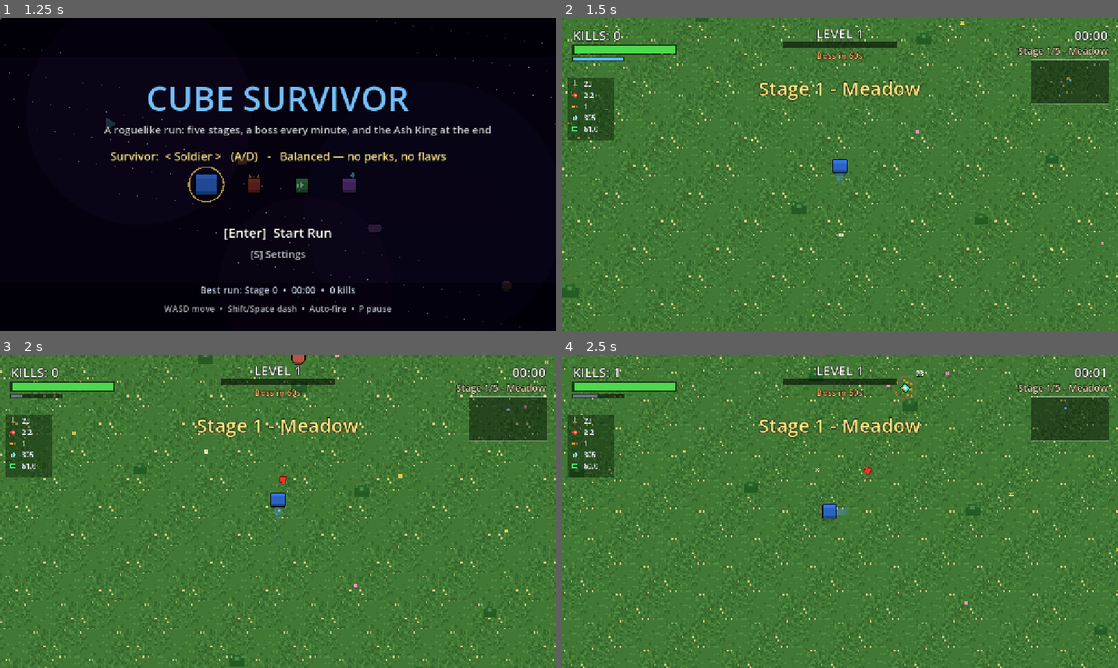
Above: before the commit, frames 1-4 (two rows, left to right).
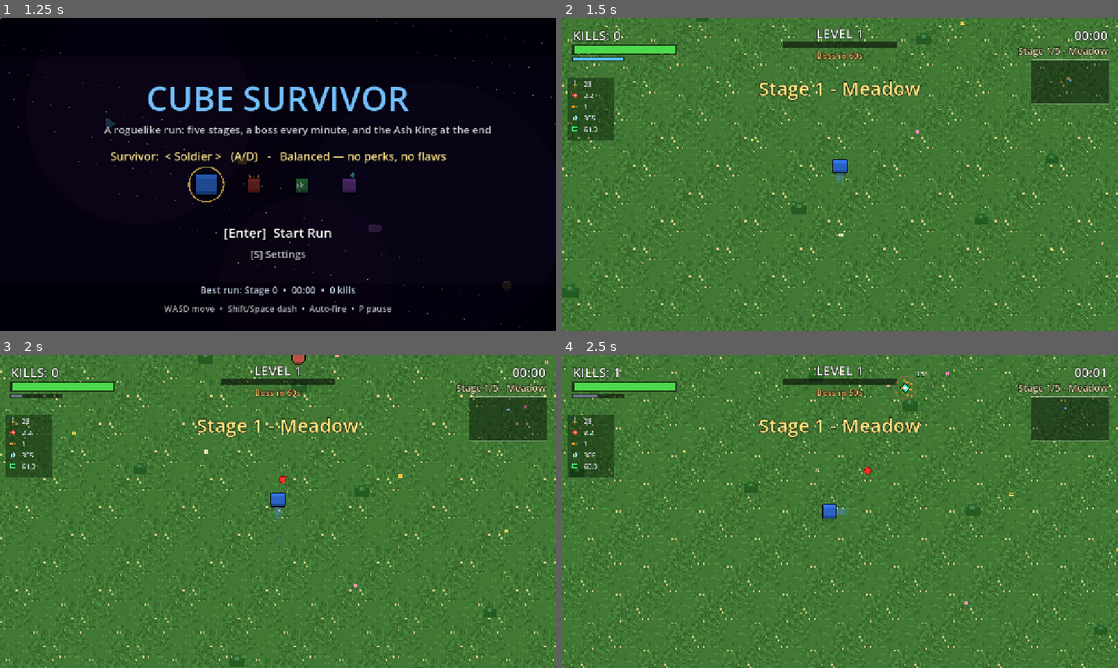
Above: after the commit, the same moments.

Repository: aliosama-DARK/cube-survivor
Game: Godot game, scene res://Main.tscn
Same seed, same stepped clock (60 frames per second), same inputs: the game is played once before the commit and once after it. Sound files missing from this copy of the repository are replaced by a short silence.
Inputs (mouse positions are in pixels of both pictures, inside the frame that each line leads up to):
- Up to frame 1 (1.25 s): tap Enter at 0.5 s; move the mouse to (250, 237) at 0.52 s; hold W from 0.53 s (still down); tap E at 0.6 s; click (250, 237) at 0.67 s; tap Space at 0.77 s
- Up to frame 2 (1.5 s): keep holding W; move the mouse to (1006, 221) at 1.27 s; tap Enter at 1.35 s; click (1006, 221) at 1.42 s
- Up to frame 3 (2 s): keep holding W; tap Space at 1.52 s
- Up to frame 4 (2.5 s): move the mouse to (673, 464) at 2.02 s; release W at 2.03 s; hold A from 2.03 s (still down); tap Keypad Enter at 2.1 s; click (673, 464) at 2.17 s

Frame 1 is identical in both runs. In frame 2, less than 0.1% of the frame differs, in the area x 4-7%, y 20-37%; in frame 3, less than 0.1%; in frame 4, 0.1%, in the area x 4-66%, y 4-37%.

Commit message:
Fix Arabic on web (bundle Cairo font) + mouse-select language (focuses canvas)
Co-Authored-By: Claude Fable 5 <noreply@anthropic.com>

Diff:
--- a/Main.gd
+++ b/Main.gd
@@ -363,7 +363,16 @@
 # ================================================================
 func _ready() -> void:
 	rng.randomize()
-	FONT = ThemeDB.fallback_font
+	# خط عربي+لاتيني مُضمَّن — عشان النصوص تبان على الويب (النظام مفيهوش خطوط)
+	var afont = load("res://assets/Cairo.ttf")
+	if afont != null:
+		FONT = afont
+		ThemeDB.fallback_font = afont            # كل الـLabels تستعمله تلقائياً
+		var th := Theme.new()
+		th.default_font = afont
+		get_window().theme = th
+	else:
+		FONT = ThemeDB.fallback_font
 	texture_filter = CanvasItem.TEXTURE_FILTER_NEAREST   # بكسلات حادة
 	_gen_sprites()
 	_load_settings()
@@ -844,6 +853,11 @@
 #  INPUT
 func _unhandled_input(ev: InputEvent) -> void:
 	if SHOTMODE:
+		return
+	# نقرة الماوس على شاشة اللغة — بتختار وبتفعّل الكيبورد للمتصفح
+	if ev is InputEventMouseButton and ev.pressed and ev.button_index == MOUSE_BUTTON_LEFT and state == ST_LANG:
+		LANG = 0 if ev.position.y < 420.0 else 1
+		_confirm_lang()
 		return
 	if not (ev is InputEventKey) or not ev.pressed or ev.echo:
 		return
Binary file added: assets/Cairo.ttf
Not shown, added: assets/Cairo.ttf.import
Not shown, changed: docs/index.html
Not shown, changed: docs/index.pck
